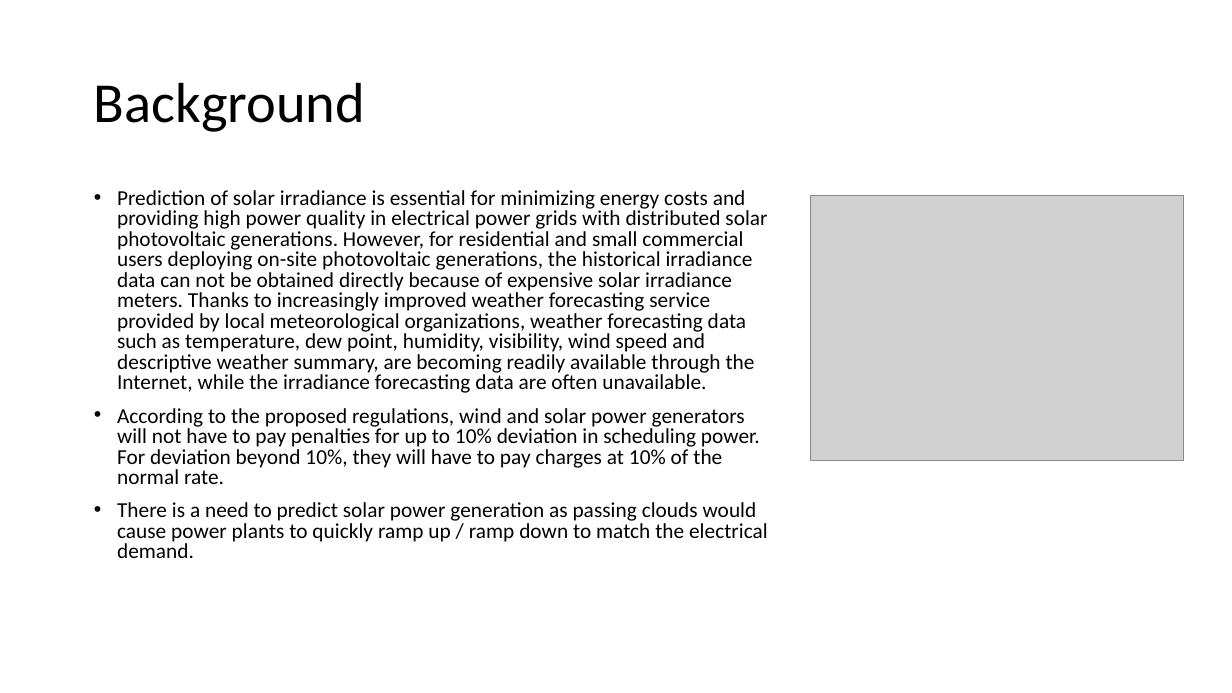
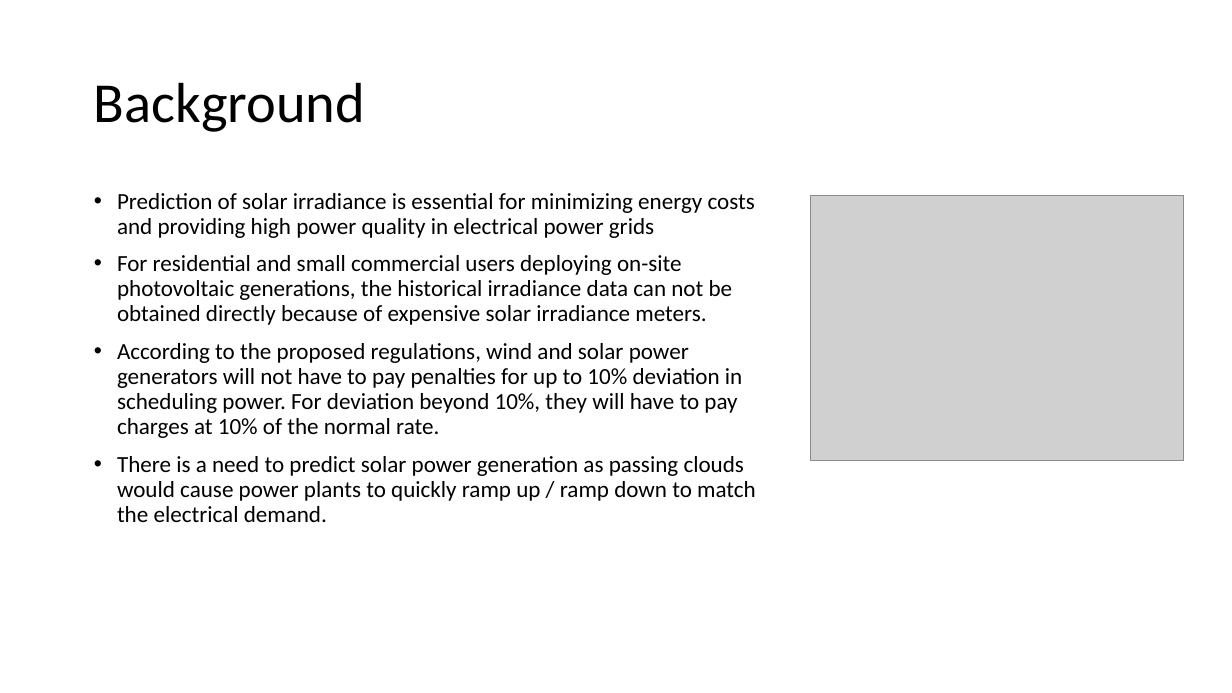
Before and after one commit to binarybins/Pitch, a slide deck: slide 2 of Solar irradiation prediction.pptx. Drawn at 1232x693 pixels with LibreOffice and Linux fonts; fonts in the diff are those of the drawing; grey boxes stand for pictures. Boxes give left, top, right and bottom in pixels: in the first picture for what was removed or moved away, otherwise in the second. Text is boxed around its words. In the diff, an @@ line names an element or a change of style, - is before the commit and + after.

```diff
--- a/Solar irradiation prediction.pptx
+++ b/Solar irradiation prediction.pptx
@@ text at (x1=117, y1=193, x2=755, y2=325): text changed; size 16.6 to 18 pt @@
-• Prediction of solar irradiance is essential for minimizing energy costs and providing high power quality in electrical power grids with distributed solar photovoltaic generations. However, for residential and small commercial users deploying on-site photovoltaic generations, the historical irradiance data can not be obtained directly because of expensive solar irradiance meters. Thanks to increasingly improved weather forecasting service provided by local meteorological organizations, weather forecasting data such as temperature, dew point, humidity, visibility, wind speed and descriptive weather summary, are becoming readily available through the Internet, while the irradiance forecasting data are often unavailable.
+• Prediction of solar irradiance is essential for minimizing energy costs and providing high power quality in electrical power grids
+• For residential and small commercial users deploying on-site photovoltaic generations, the historical irradiance data can not be obtained directly because of expensive solar irradiance meters.
@@ text at (x1=117, y1=343, x2=756, y2=522): size 16.6 to 18 pt in "According to the proposed regulations, wind and ...", "There is a need to predict solar ..."; line spacing 0.8 to 0.9 @@
```
Also in this commit, not shown: 1 slide added.
